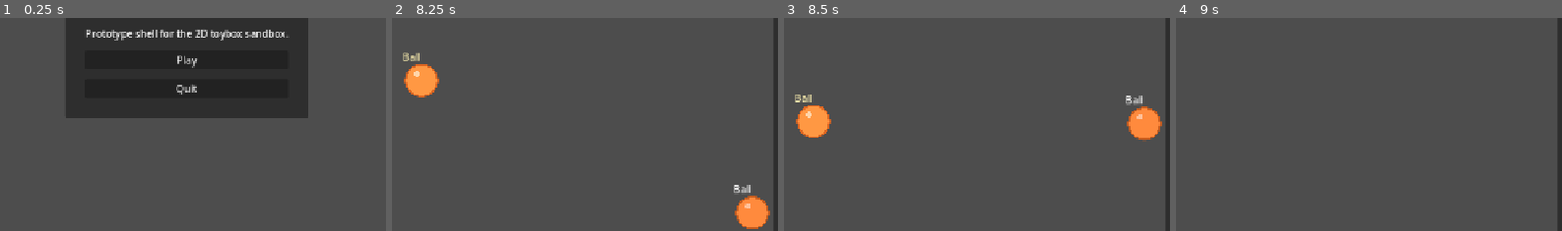
Above: before the commit, frames 1-4 (left to right).
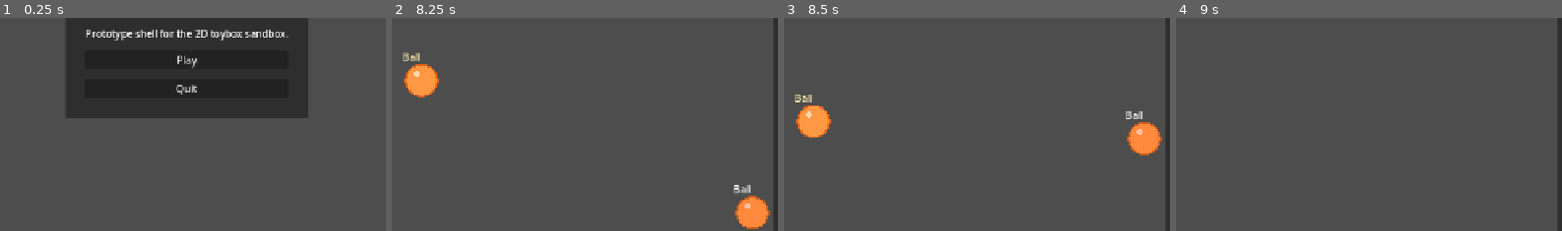
Above: after the commit, the same moments.

Repository: SoundBlaster/ToysSandbox
Game: Godot game, scene res://scenes/boot/Boot.tscn
The game is run twice, just before and just after one commit, with the same random seed, the same clock (stepped at 60 frames per second) and the same inputs.
Inputs (mouse positions are % of the whole screen's width and height, from its top left):
- Up to frame 1 (0.25 s): no input
- Up to frame 2 (8.25 s): click "Play" at 0.5 s; click "Duplicate" at 1.25 s; click "Grow" at 2 s; click "Shrink" at 2.75 s; click "Fan" at 3.5 s; click "Smash" at 4.25 s; click "Back to Menu" at 5 s; click "Play" at 5.75 s; click "Reset" at 6.5 s; move the mouse to (72, 45) at 7.27 s; hold D 7.28-8 s; tap R at 7.35 s; click (72, 45) at 7.42 s; drag from (30, 55) to (45, 71) at 8.02 s
- Up to frame 3 (8.5 s): no input
- Up to frame 4 (9 s): move the mouse to (60, 27) at 8.77 s; hold D from 8.78 s (still down); tap R at 8.85 s
The pictures show only the part of the screen within x 26-76%, y 42-92%; the shares and areas given below are measured in that part.

Frames 1-2 are identical in both runs. In frame 3, 1.6% of the frame differs, in the area x 88-98%, y 36-65%; in frame 4, nothing differs.

Commit message:
Tune balloon COM and fix excessive ball bounce

Diff:
--- a/scenes/game/Sandbox.tscn
+++ b/scenes/game/Sandbox.tscn
@@ -13,11 +13,11 @@
 
 [sub_resource type="PhysicsMaterial" id="4"]
 friction = 0.9
-bounce = 0.32
+bounce = 0.24
 
 [sub_resource type="PhysicsMaterial" id="5"]
 friction = 0.45
-bounce = 0.44
+bounce = 0.3
 
 [node name="Sandbox" type="Node2D"]
 script = ExtResource("1")
--- a/scripts/autoload/ToyCatalog.gd
+++ b/scripts/autoload/ToyCatalog.gd
@@ -21,7 +21,7 @@
 		"linear_damp": 0.15,
 		"angular_damp": 0.1,
 		"mass": 0.8,
-		"physics_bounce": 0.82,
+		"physics_bounce": 0.62,
 		"physics_friction": 0.2,
 		"reaction_hooks": [&"bounce", &"roll"],
 	},
@@ -137,6 +137,16 @@
 		"archetype": &"air",
 		"scale_preset": &"large",
 		"shape": &"circle",
+		"gravity_scale": 0.12,
+		"mass": 0.14,
+		"linear_damp": 1.35,
+		"angular_damp": 2.4,
+		"physics_bounce": 0.38,
+		"center_of_mass_mode": "custom",
+		"center_of_mass": Vector2(0.0, 18.0),
+		"buoyancy_force": 20.0,
+		"upright_strength": 55.0,
+		"upright_damping": 9.0,
 		"icon_texture": "res://assets/toys/icons/balloon_icon.svg",
 		"world_texture": "res://assets/toys/world/balloon_world.svg",
 		"color": Color("ff7fb5"),
--- a/scripts/game/ToyInstance.gd
+++ b/scripts/game/ToyInstance.gd
@@ -9,6 +9,9 @@
 var base_color: Color = Color.WHITE
 var is_selected := false
 var size_scale := 1.0
+var _buoyancy_force := 0.0
+var _upright_strength := 0.0
+var _upright_damping := 0.0
 
 const MIN_SIZE_SCALE := 0.6
 const MAX_SIZE_SCALE := 1.8
@@ -42,12 +45,30 @@
 	add_to_group("toy_instances")
 
 
+func _physics_process(_delta: float) -> void:
+	if toy_definition.is_empty() or freeze:
+		return
+
+	if _buoyancy_force > 0.0:
+		apply_central_force(Vector2.UP * _buoyancy_force)
+
+	if _upright_strength > 0.0:
+		var angle_error := wrapf(rotation, -PI, PI)
+		var corrective_torque := (-angle_error * _upright_strength) - (angular_velocity * _upright_damping)
+		apply_torque(corrective_torque)
+
+
 func configure(definition: Dictionary) -> void:
 	toy_definition = definition.duplicate(true)
 	size_scale = 1.0
 
 	if toy_definition.is_empty():
 		physics_material_override = null
+		center_of_mass_mode = RigidBody2D.CENTER_OF_MASS_MODE_AUTO
+		center_of_mass = Vector2.ZERO
+		_buoyancy_force = 0.0
+		_upright_strength = 0.0
+		_upright_damping = 0.0
 		return
 
 	if collision_shape == null:
@@ -61,11 +82,27 @@
 	gravity_scale = float(toy_definition.get("gravity_scale", 1.0))
 	linear_damp = float(toy_definition.get("linear_damp", 0.2))
 	angular_damp = float(toy_definition.get("angular_damp", 0.2))
+	_buoyancy_force = float(toy_definition.get("buoyancy_force", 0.0))
+	_upright_strength = float(toy_definition.get("upright_strength", 0.0))
+	_upright_damping = float(toy_definition.get("upright_damping", 0.0))
+	_apply_center_of_mass()
 	_apply_physics_material()
 
 	_apply_shape()
 	_apply_visuals()
 	set_selected(false)
+
+
+func _apply_center_of_mass() -> void:
+	var mode_name := String(toy_definition.get("center_of_mass_mode", "auto")).to_lower()
+	if mode_name == "custom":
+		center_of_mass_mode = RigidBody2D.CENTER_OF_MASS_MODE_CUSTOM
+		var custom_center: Variant = toy_definition.get("center_of_mass", Vector2.ZERO)
+		center_of_mass = custom_center if custom_center is Vector2 else Vector2.ZERO
+		return
+
+	center_of_mass_mode = RigidBody2D.CENTER_OF_MASS_MODE_AUTO
+	center_of_mass = Vector2.ZERO
 
 
 func _apply_physics_material() -> void:
